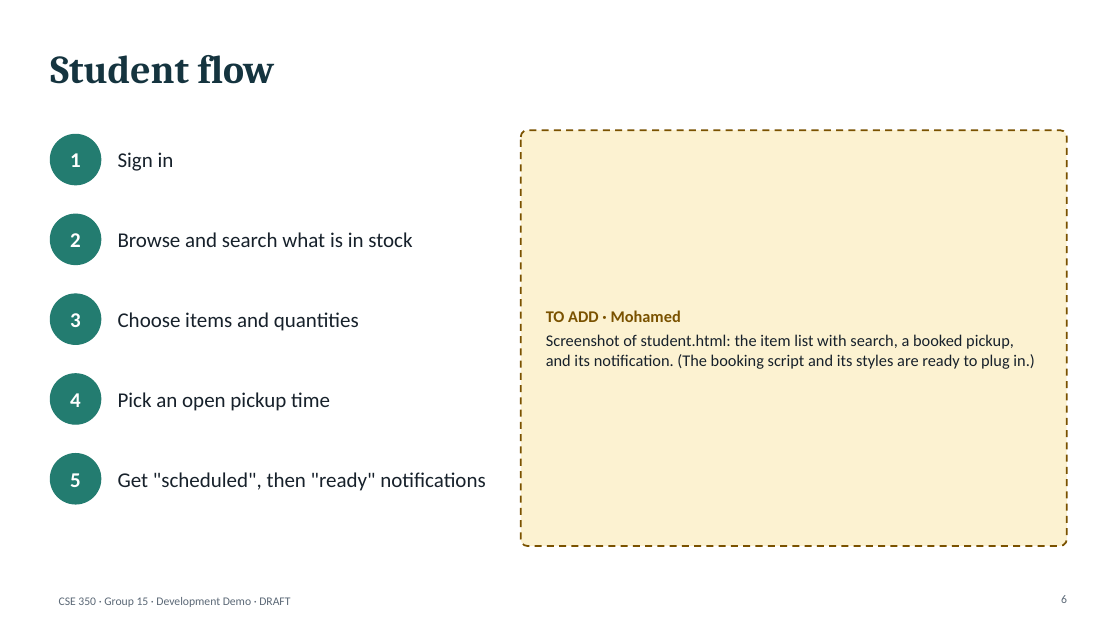
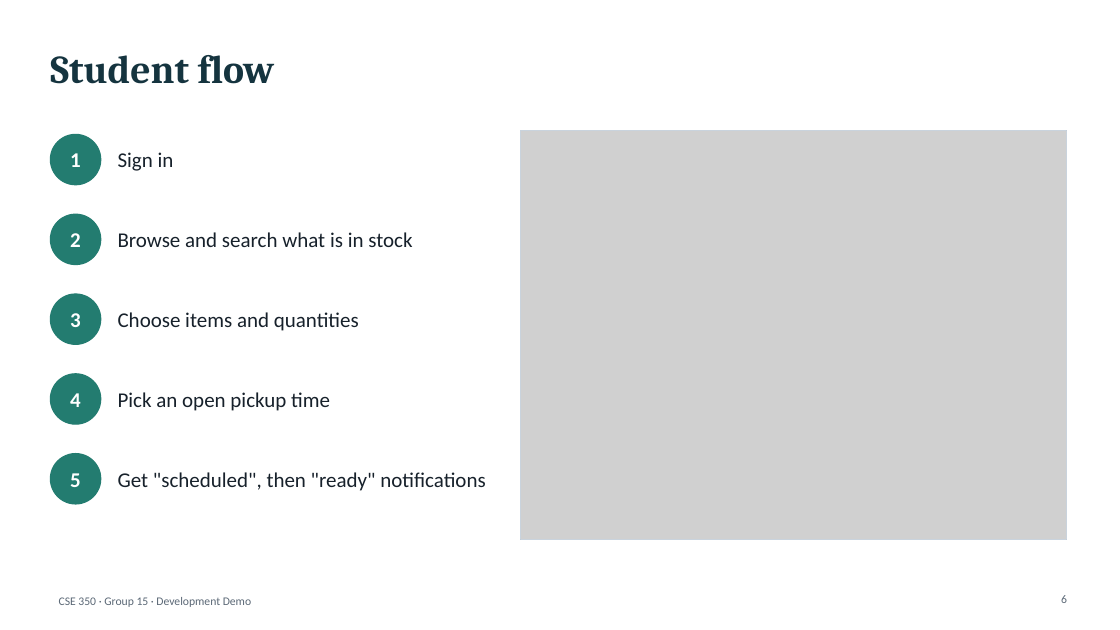
Before and after one commit to a0merr/University-Food-Pantry-CSE-350-, a slide deck: slide 6 of docs/presentation/CSE350_Demo_Deck_DRAFT.pptx. Drawn at 1120x630 pixels with LibreOffice and Linux fonts; fonts in the diff are those of the drawing; grey boxes stand for pictures. Boxes give left, top, right and bottom in pixels: in the first picture for what was removed or moved away, otherwise in the second. Text is boxed around its words. In the diff, an @@ line names an element or a change of style, - is before the commit and + after.

```diff
--- a/docs/presentation/CSE350_Demo_Deck_DRAFT.pptx
+++ b/docs/presentation/CSE350_Demo_Deck_DRAFT.pptx
@@ rectangle: place and size @@
-rectangle at (546, 310, 1034, 369)
+rectangle at (521, 130, 1067, 540)
@@ rectangle at (521, 130, 1067, 540): outline none to #C9D3DD 1 pt @@
@@ rounded rectangle removed at (521, 130, 1067, 546) @@
@@ picture added at (521, 130, 1067, 540) @@
@@ text in rectangle at (546, 310, 1034, 369): text removed @@
-TO ADD · Mohamed
-Screenshot of student.html: the item list with search, a booked pickup, and its notification. (The booking script and its styles are ready to plug in.)
@@ text at (59, 597, 251, 607): text changed @@
-CSE 350 · Group 15 · Development Demo · DRAFT
+CSE 350 · Group 15 · Development Demo
```
Also in this commit, not shown: 11 other slides changed, 6 other files.
